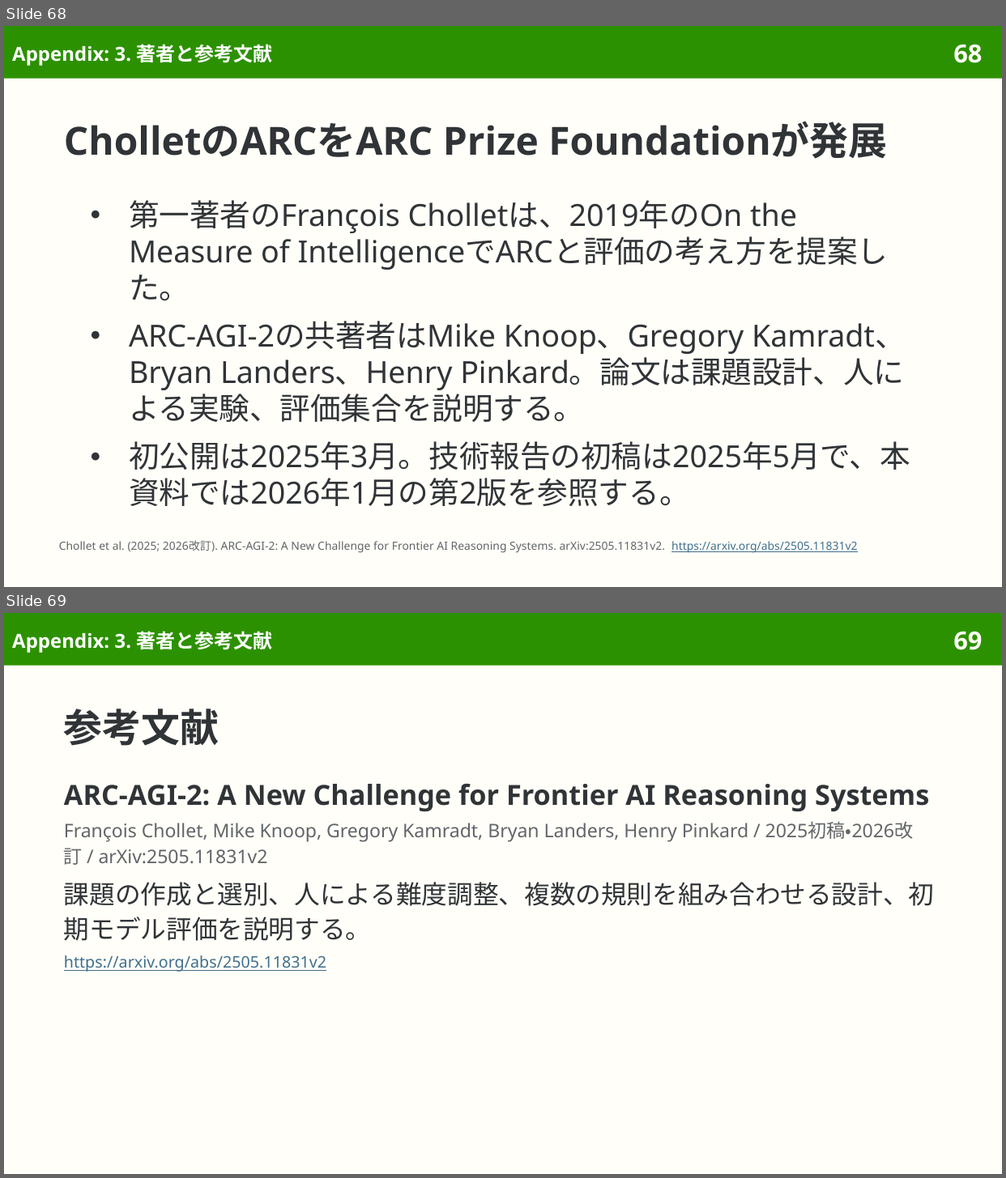
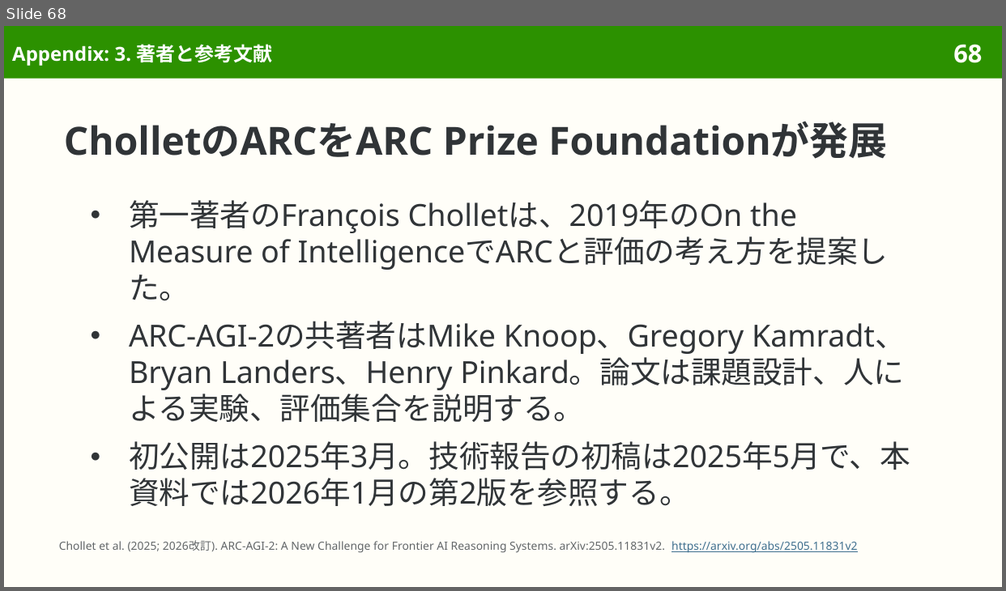
Before and after one commit to sasakiy84/datasets-in-10-minutes, a slide deck: slides/datasets-in-10-minutes-arc-agi-2.pptx. Shown one above the other, each under a label of ours: slides 68 and 69 before the commit, slide 68 after it. The pictures are 1006x1178 and 1006x591 pixels, drawn with LibreOffice and Linux fonts; fonts in the diff are those of the drawing. Boxes give left, top, right and bottom in pixels: in the first picture for what was removed or moved away, otherwise in the second. Text is boxed around its words. In the diff, an @@ line names an element or a change of style, - is before the commit and + after.

```diff
--- a/slides/datasets-in-10-minutes-arc-agi-2.pptx
+++ b/slides/datasets-in-10-minutes-arc-agi-2.pptx
@@ slide 69 removed at [4, 613, 1002, 1174], background #FFFEF8; not listed: 2 template elements that a slide beside it also shows @@
@@ title removed at [12, 631, 273, 653] @@
-Appendix: 3. 著者と参考文献
@@ title removed at [64, 709, 219, 746] @@
-参考文献
@@ text removed at [64, 784, 935, 941] @@
-ARC-AGI-2: A New Challenge for Frontier AI Reasoning Systems
-François Chollet, Mike Knoop, Gregory Kamradt, Bryan Landers, Henry Pinkard / 2025初稿・2026改訂 / arXiv:2505.11831v2
-課題の作成と選別、人による難度調整、複数の規則を組み合わせる設計、初期モデル評価を説明する。
-https://arxiv.org/abs/2505.11831v2
```
Also in this commit, not shown: 3 slides changed, 1 other slide removed, 3 other files.
